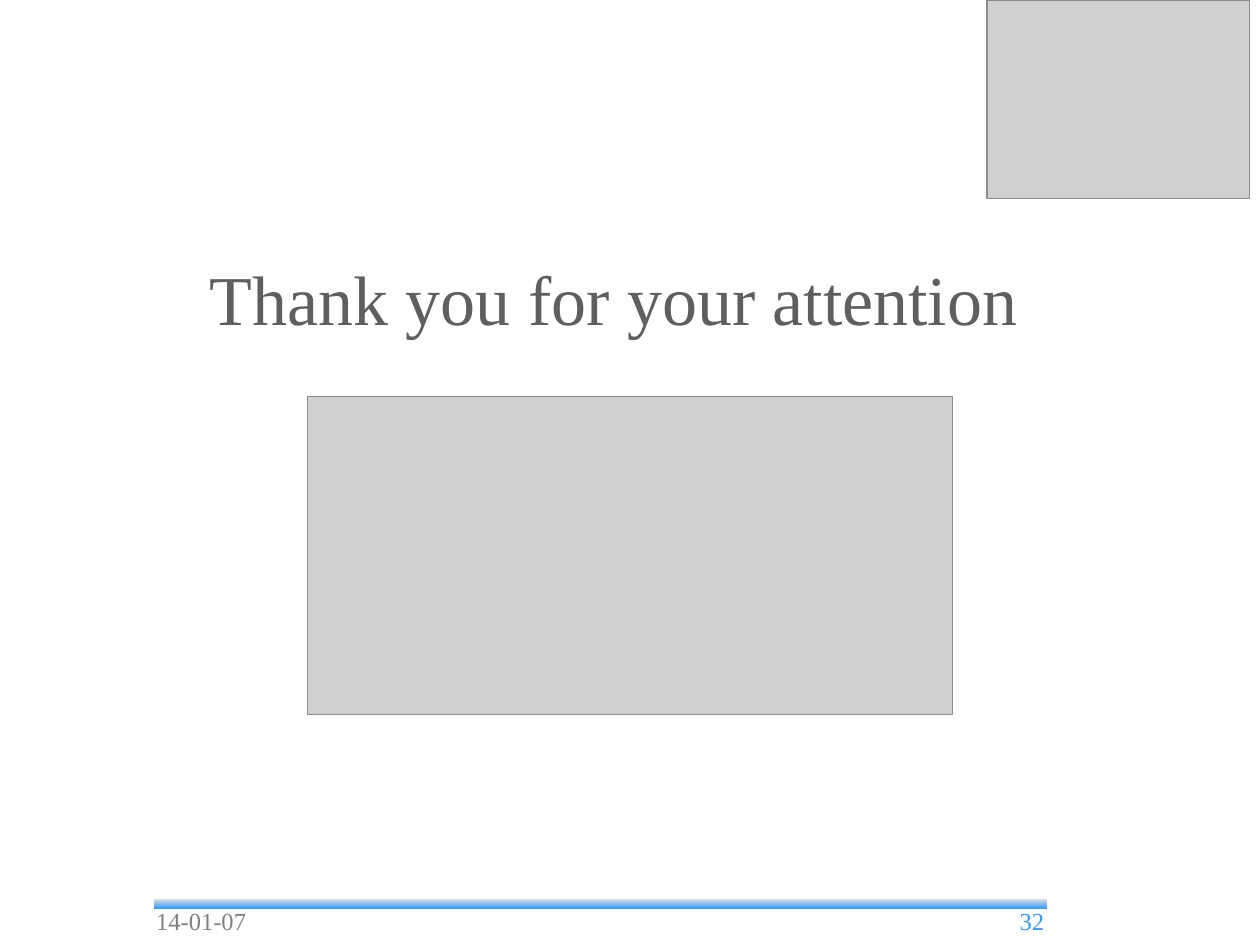
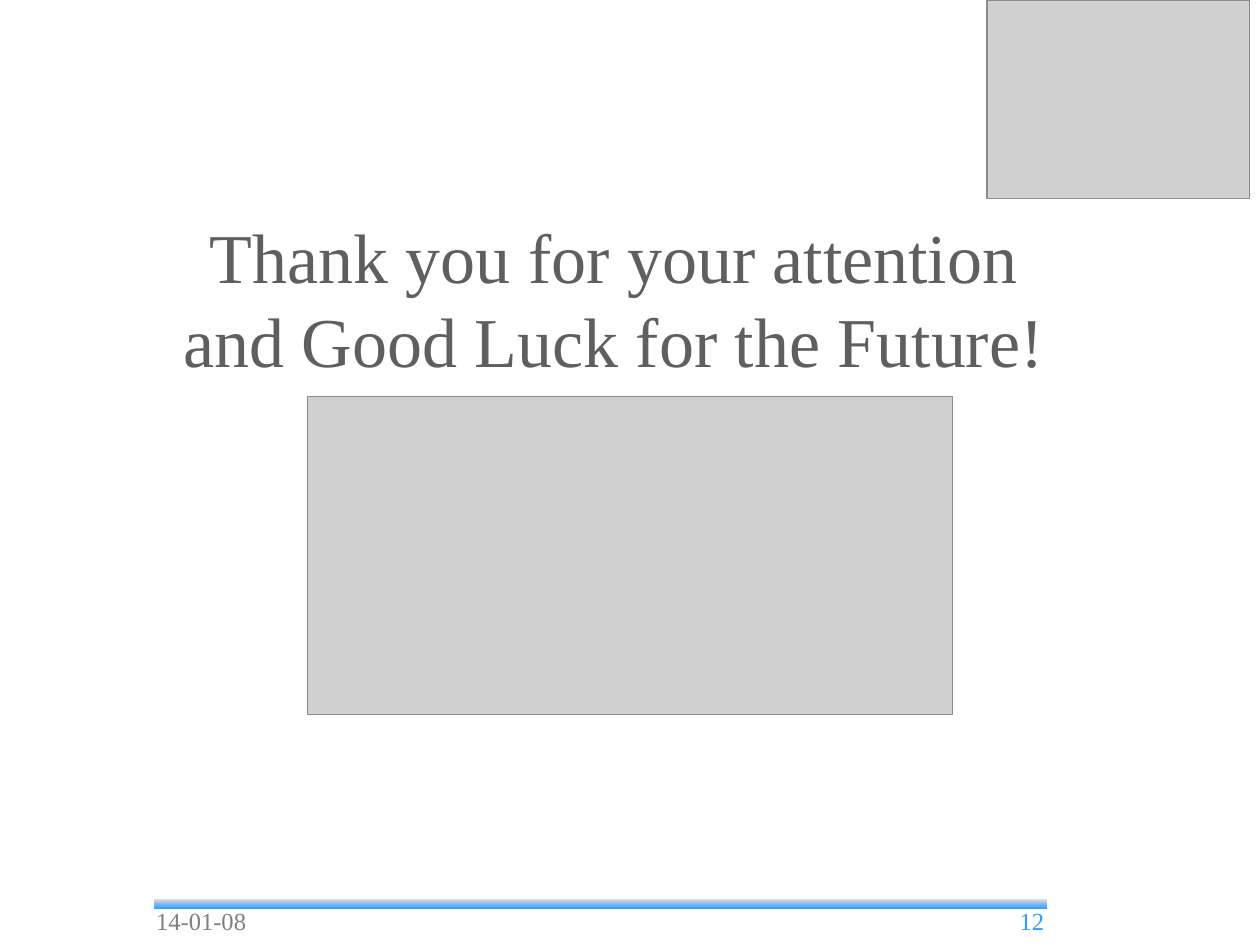
Before and after one commit to andrea-bottoli/DSD, a slide deck: slide 12 of Documentation/Presentations/Final_Presentation.odp (slide 32 before the commit). Drawn at 1260x945 pixels with LibreOffice and Linux fonts; fonts in the diff are those of the drawing; grey boxes stand for pictures; background and template pictures are left out. Boxes give left, top, right and bottom in pixels: in the first picture for what was removed or moved away, otherwise in the second. Text is boxed around its words. In the diff, an @@ line names an element or a change of style, - is before the commit and + after.

```diff
--- a/Documentation/Presentations/Final_Presentation.odp
+++ b/Documentation/Presentations/Final_Presentation.odp
@@ title at [183,233,1044,368]: text changed @@
-Thank you for your attention
+Thank you for your attention
+and Good Luck for the Future!
@@ text at [156,914,246,930]: text changed @@
-14-01-07
+14-01-08
@@ page number at [1020,914,1045,930]: text changed @@
-32
+12
```
Also in this commit, not shown: 6 other slides changed, 5 slides added, 25 slides removed, 1 other file.
